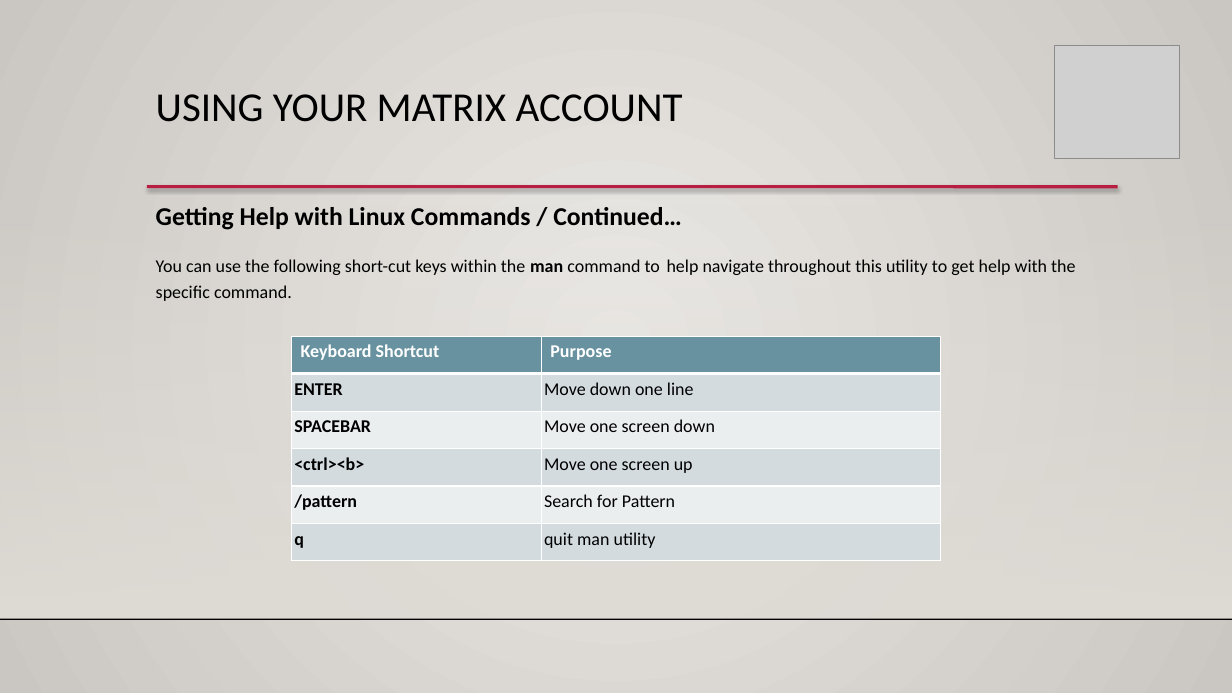
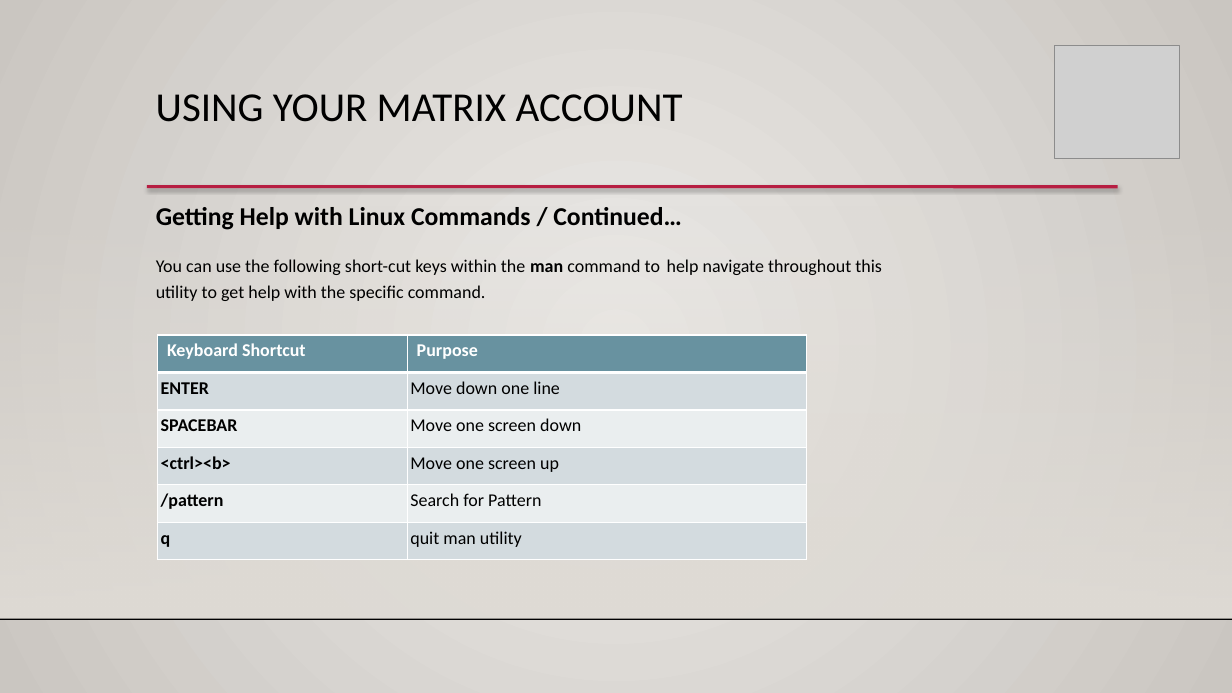
Before and after one commit to ULI101/slides, a slide deck: slide 5 of ULI101-1.2.pptx. Drawn at 1232x693 pixels with LibreOffice and Linux fonts; fonts in the diff are those of the drawing; grey boxes stand for pictures; background and template pictures are left out. Boxes give left, top, right and bottom in pixels: in the first picture for what was removed or moved away, otherwise in the second. Text is boxed around its words. In the diff, an @@ line names an element or a change of style, - is before the commit and + after.

```diff
--- a/ULI101-1.2.pptx
+++ b/ULI101-1.2.pptx
@@ text "Getting Help with Linux Commands ..." rewrapped from (x1=156, y1=207, x2=1075, y2=301) to (x1=156, y1=207, x2=882, y2=301) @@
@@ table moved from (x1=291, y1=336, x2=940, y2=561) to (x1=158, y1=335, x2=807, y2=560) @@
```
Also in this commit, not shown: 6 other slides changed, 3 other files.
